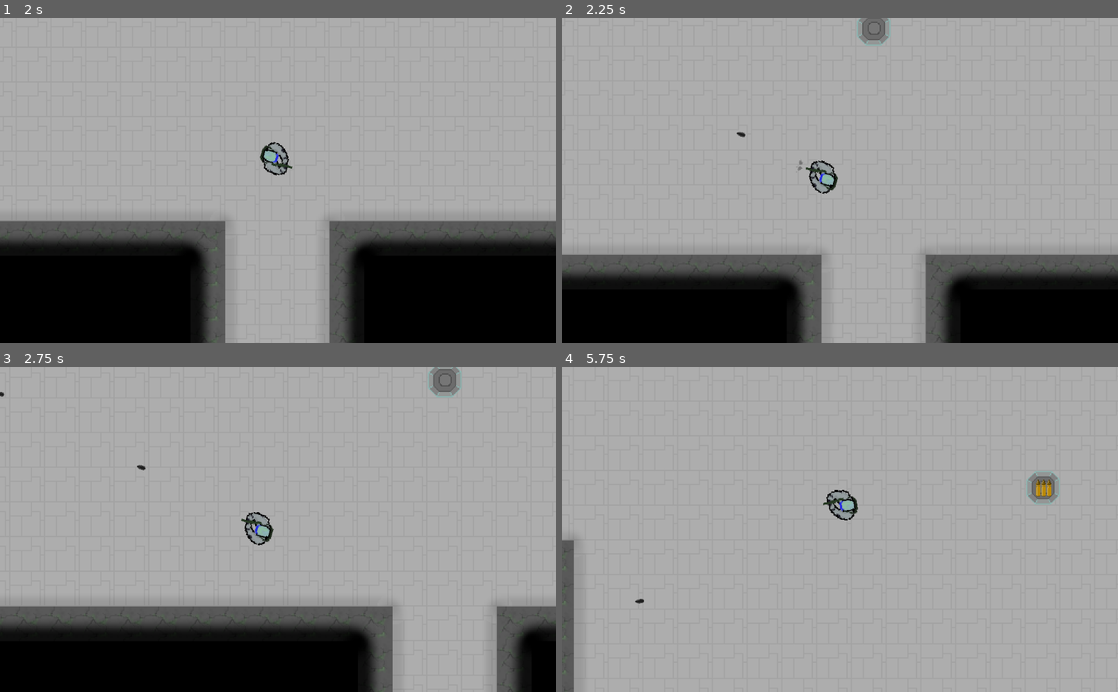
Above: before the commit, frames 1-4 (two rows, left to right).
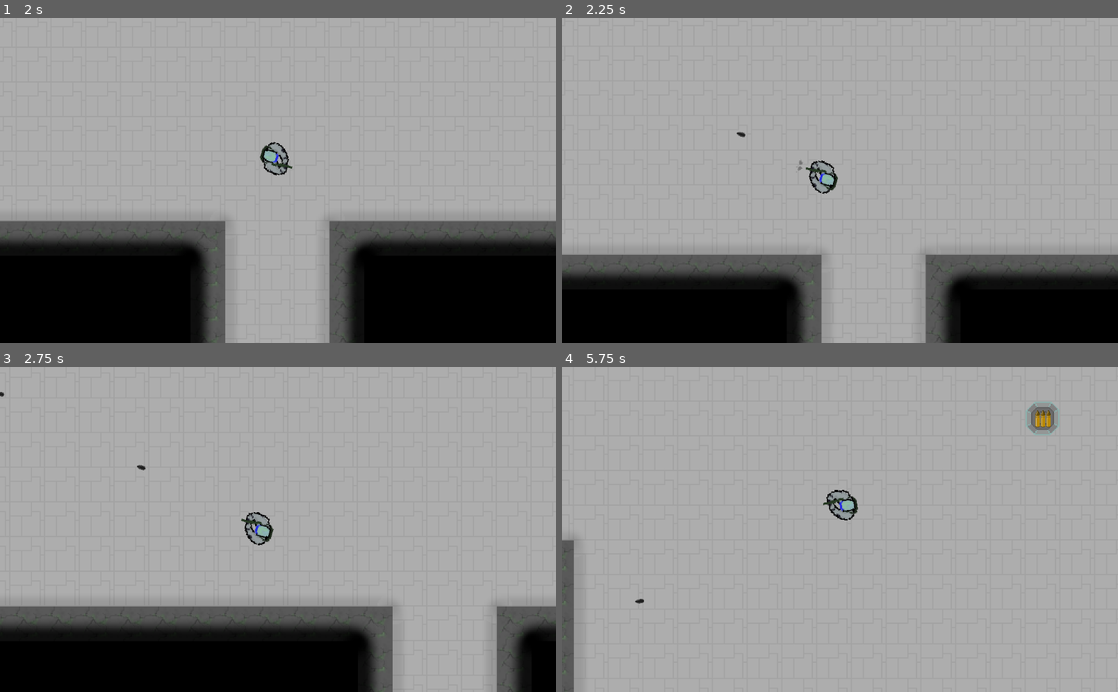
Above: after the commit, the same moments.

Repository: Ajver/GDZombies
Game: Godot game, scene res://Scenes/Game.tscn
Same seed, same stepped clock (60 frames per second), same inputs: the game is played once before the commit and once after it. Sound files missing from this copy of the repository are replaced by a short silence.
Inputs (mouse positions are in pixels of both pictures, inside the frame that each line leads up to):
- Up to frame 1 (2 s): tap Enter at 0.5 s; move the mouse to (250, 245) at 0.52 s; press the mouse at (250, 245) at 0.53 s; hold Up (ui_up) from 0.53 s (still down); move the mouse to (444, 229) at 1.27 s; release the mouse at (444, 229) at 1.28 s; click (444, 229) at 1.35 s
- Up to frame 2 (2.25 s): move the mouse to (673, 131) at 2.02 s; release Up (ui_up) at 2.03 s; press the mouse at (673, 131) at 2.03 s; hold Left (ui_left) from 2.03 s (still down)
- Up to frame 3 (2.75 s): keep holding Left (ui_left)
- Up to frame 4 (5.75 s): move the mouse to (867, 529) at 2.77 s; release the mouse at (867, 529) at 2.78 s; click (867, 529) at 2.85 s; move the mouse to (756, 448) at 3.52 s; release Left (ui_left) at 3.53 s; press the mouse at (756, 448) at 3.53 s; hold Down (ui_down) 3.53-4.28 s; move the mouse to (962, 513) at 4.27 s; release the mouse at (962, 513) at 4.28 s; hold Right (ui_right) 4.28-5.03 s; click (962, 513) at 4.35 s; move the mouse to (728, 545) at 5.02 s; press the mouse at (728, 545) at 5.03 s; hold Up (ui_up) from 5.03 s (still down)

Frame 1 is identical in both runs. In frame 2, 0.4% of the frame differs, in the area x 53-59%, y 0-9%; in frame 3, 0.5%; in frame 4, 1.0%, in the area x 83-90%, y 10-43%.

Commit message:
...

Diff:
--- a/Scenes/Map1.tscn
+++ b/Scenes/Map1.tscn
@@ -124,11 +124,10 @@
 position = Vector2( -32, -1248 )
 
 [node name="ItemSpawners" type="Node2D" parent="."]
-editor/display_folded = true
 z_index = -5
 
 [node name="ItemSpawner" parent="ItemSpawners" instance=ExtResource( 4 )]
-position = Vector2( -31, 32 )
+position = Vector2( -32, -96 )
 
 [node name="ItemSpawner2" parent="ItemSpawners" instance=ExtResource( 4 )]
 position = Vector2( 544, -416 )
